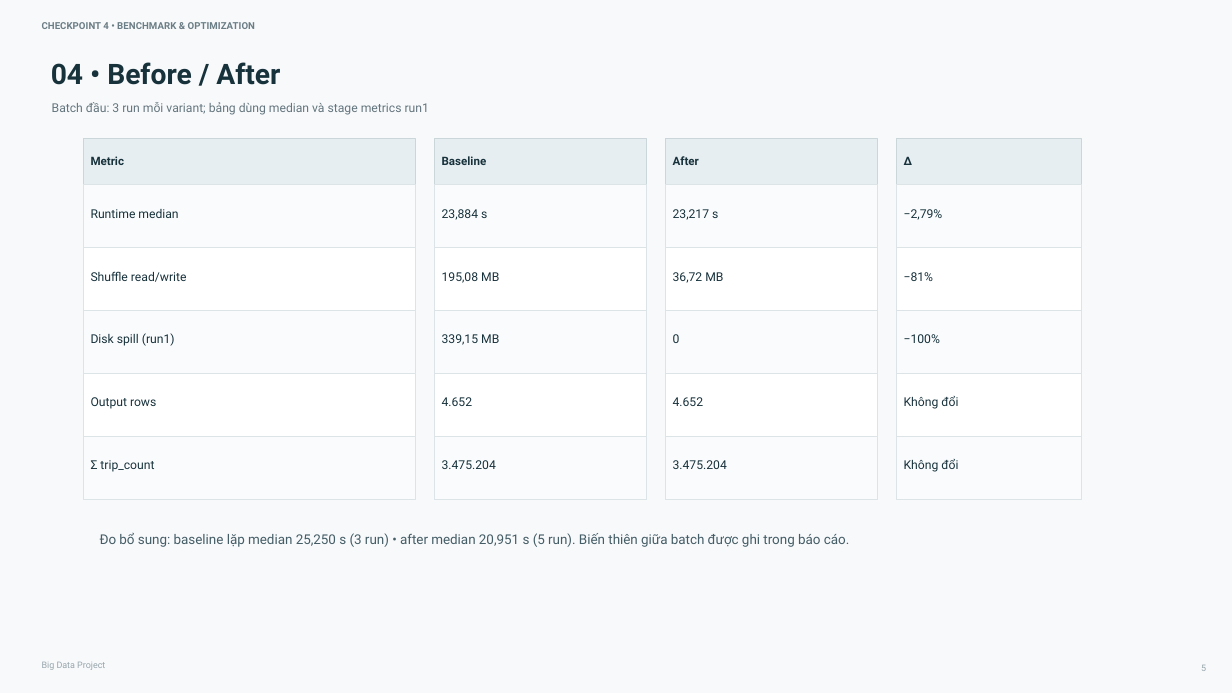
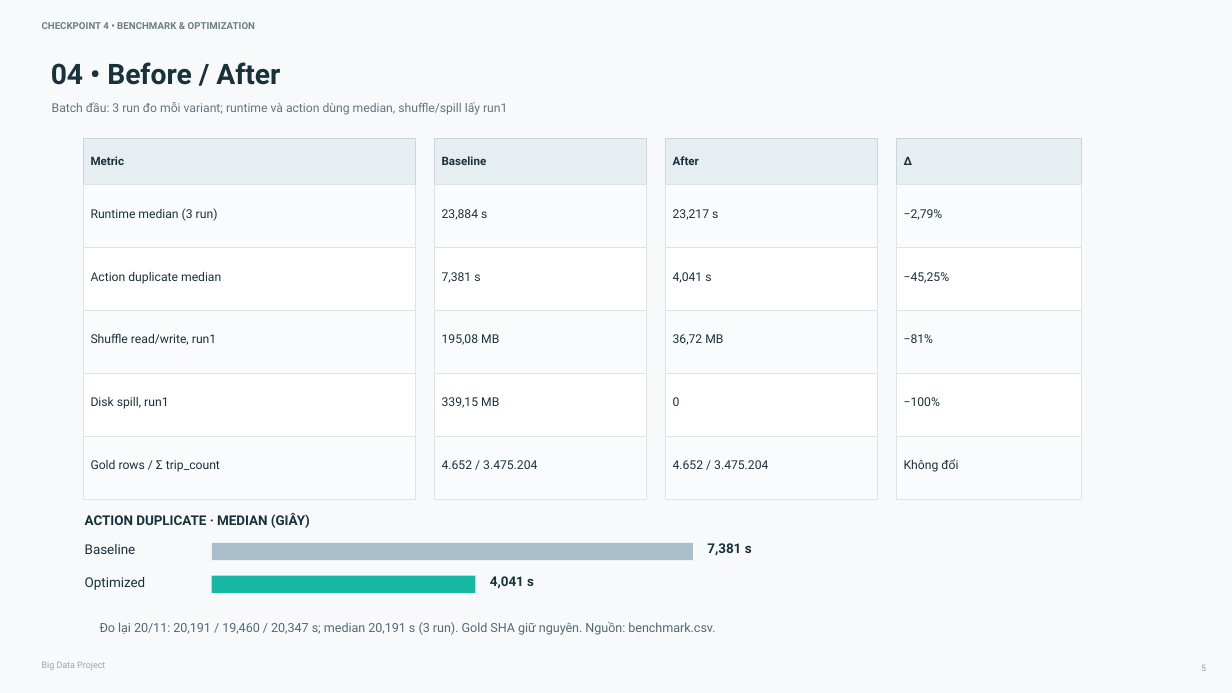
Before and after one commit to luxk-ie/big-data-spark, a slide deck: slide 5 of reports/Checkpoint4_Report.pptx. Drawn at 1232x693 pixels with LibreOffice and Linux fonts; fonts in the diff are those of the drawing. Boxes give left, top, right and bottom in pixels: in the first picture for what was removed or moved away, otherwise in the second. Text is boxed around its words. In the diff, an @@ line names an element or a change of style, - is before the commit and + after.

```diff
--- a/reports/Checkpoint4_Report.pptx
+++ b/reports/Checkpoint4_Report.pptx
@@ text at [52,102,507,115]: text changed @@
-Batch đầu: 3 run mỗi variant; bảng dùng median và stage metrics run1
+Batch đầu: 3 run đo mỗi variant; runtime và action dùng median, shuffle/spill lấy run1
@@ text at [91,208,218,221]: text changed @@
-Runtime median
+Runtime median (3 run)
@@ text at [91,272,221,284]: text changed @@
-Shuffle read/write
+Action duplicate median
@@ text added at [442,272,480,283], 9.5 pt, text #18323C @@
+7,381 s
@@ text added at [673,272,711,283], 9.5 pt, text #18323C @@
+4,041 s
@@ text added at [904,272,950,283], 9.5 pt, text #18323C @@
+−45,25%
@@ text added at [91,333,216,345], 9.5 pt, text #18323C @@
+Shuffle read/write, run1
@@ text at [91,397,168,409]: text changed @@
-Disk spill (run1)
+Disk spill, run1
@@ text removed at [91,397,156,409] @@
-Output rows
@@ text removed at [442,397,473,406] @@
-4.652
@@ 6 texts: place and size @@
-6 texts at [442,272,940,345]
+6 texts at [442,334,940,408]
@@ text removed at [673,397,704,406] @@
-4.652
@@ text removed at [904,396,958,409] @@
-Không đổi
@@ text at [91,460,220,472]: text changed @@
-Σ trip_count
+Gold rows / Σ trip_count
@@ text at [442,460,537,469]: text changed @@
-3.475.204
+4.652 / 3.475.204
@@ text at [673,460,768,469]: text changed @@
-3.475.204
+4.652 / 3.475.204
@@ text added at [85,513,310,528], 10.5 pt, text #18323C, bold @@
+ACTION DUPLICATE · MEDIAN (GIÂY)
@@ text added at [85,544,136,554], 10.5 pt, text #18323C @@
+Baseline
@@ rectangle added at [212,543,693,561], fill #A9BFCC @@
@@ text added at [707,543,752,555], 10.5 pt, text #18323C, bold @@
+7,381 s
@@ text added at [85,577,146,590], 10.5 pt, text #18323C @@
+Optimized
@@ rectangle added at [212,576,475,593], fill #16B8A6 @@
@@ text added at [490,576,534,589], 10.5 pt, text #18323C, bold @@
+4,041 s
@@ text at [100,621,715,635]: text changed; size 10.5 to 9.8 pt; text colour #455D66 to #536A76 @@
-Đo bổ sung: baseline lặp median 25,250 s (3 run) • after median 20,951 s (5 run). Biến thiên giữa batch được ghi trong báo cáo.
+Đo lại 20/11: 20,191 / 19,460 / 20,347 s; median 20,191 s (3 run). Gold SHA giữ nguyên. Nguồn: benchmark.csv.
```
Also in this commit, not shown: 5 other slides changed, 21 other files.
